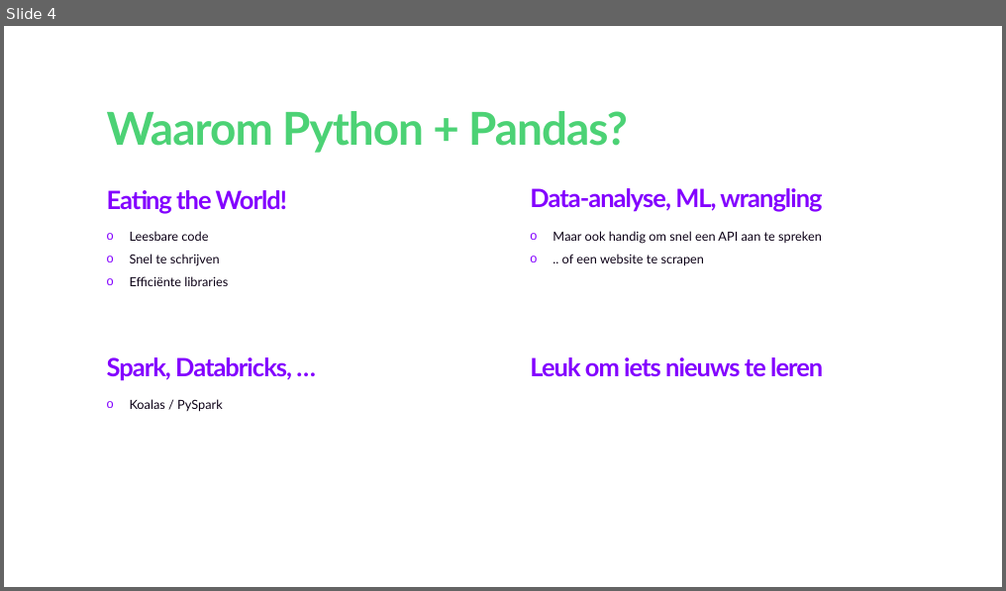
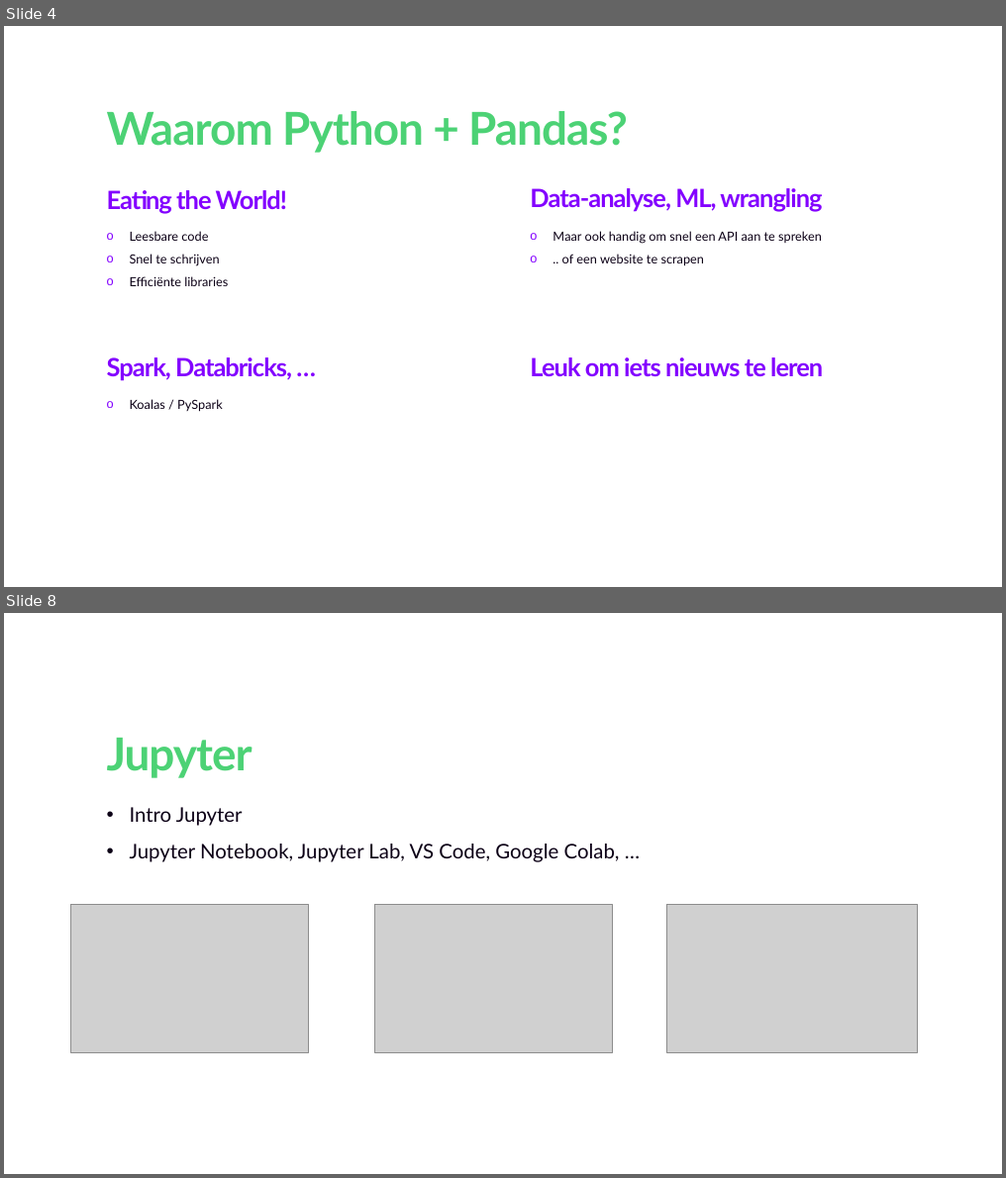
Before and after one commit to wortell-smart-learning/python-data-fundamentals, a slide deck: Python Fundamentals for Data Engineers and Data Scientists.pptx. Shown one above the other, each under a label of ours: slide 4 before the commit, slides 4 and 8 after it; the slides between them are not shown. The pictures are 1006x591 and 1006x1178 pixels, drawn with LibreOffice and Linux fonts; fonts in the diff are those of the drawing; grey boxes stand for pictures; background and template pictures are left out. Boxes give left, top, right and bottom in pixels: in the first picture for what was removed or moved away, otherwise in the second. Text is boxed around its words. In the diff, an @@ line names an element or a change of style, - is before the commit and + after.

```diff
--- a/Python Fundamentals for Data Engineers and Data Scientists.pptx
+++ b/Python Fundamentals for Data Engineers and Data Scientists.pptx
@@ slide 8 added at (4, 613, 1002, 1174), background #FFFFFF @@
@@ title added at (107, 738, 252, 778), 72 pt, text #4CD275, bold @@
+Jupyter
@@ text added at (130, 807, 620, 862), 32 pt, text #0C0116 @@
+• Intro Jupyter
+• Jupyter Notebook, Jupyter Lab, VS Code, Google Colab, …
@@ picture added at (70, 904, 308, 1053) @@
@@ picture added at (374, 904, 612, 1053) @@
@@ picture added at (666, 904, 917, 1053) @@
```
Also in this commit, not shown: 3 slides changed, 8 other slides added, 1 other file.
